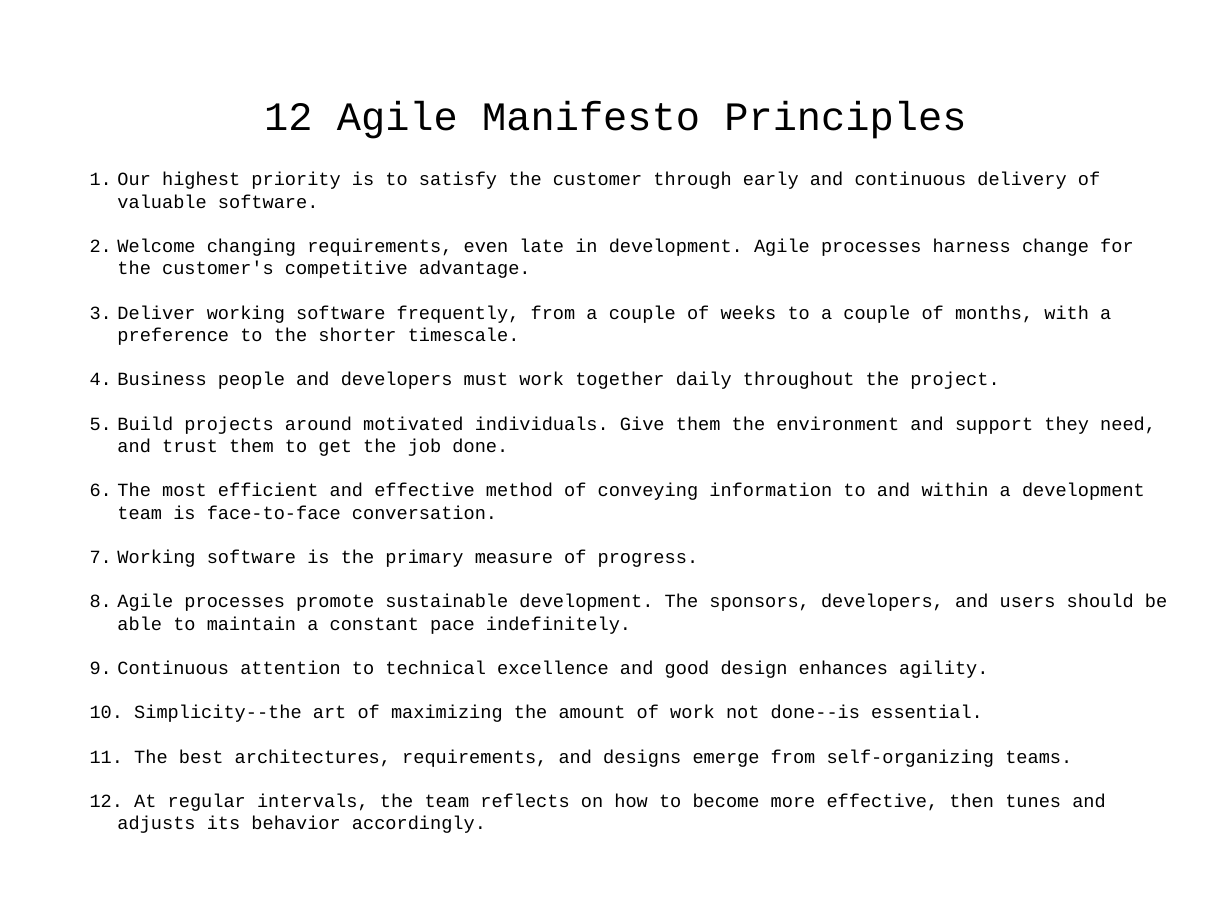
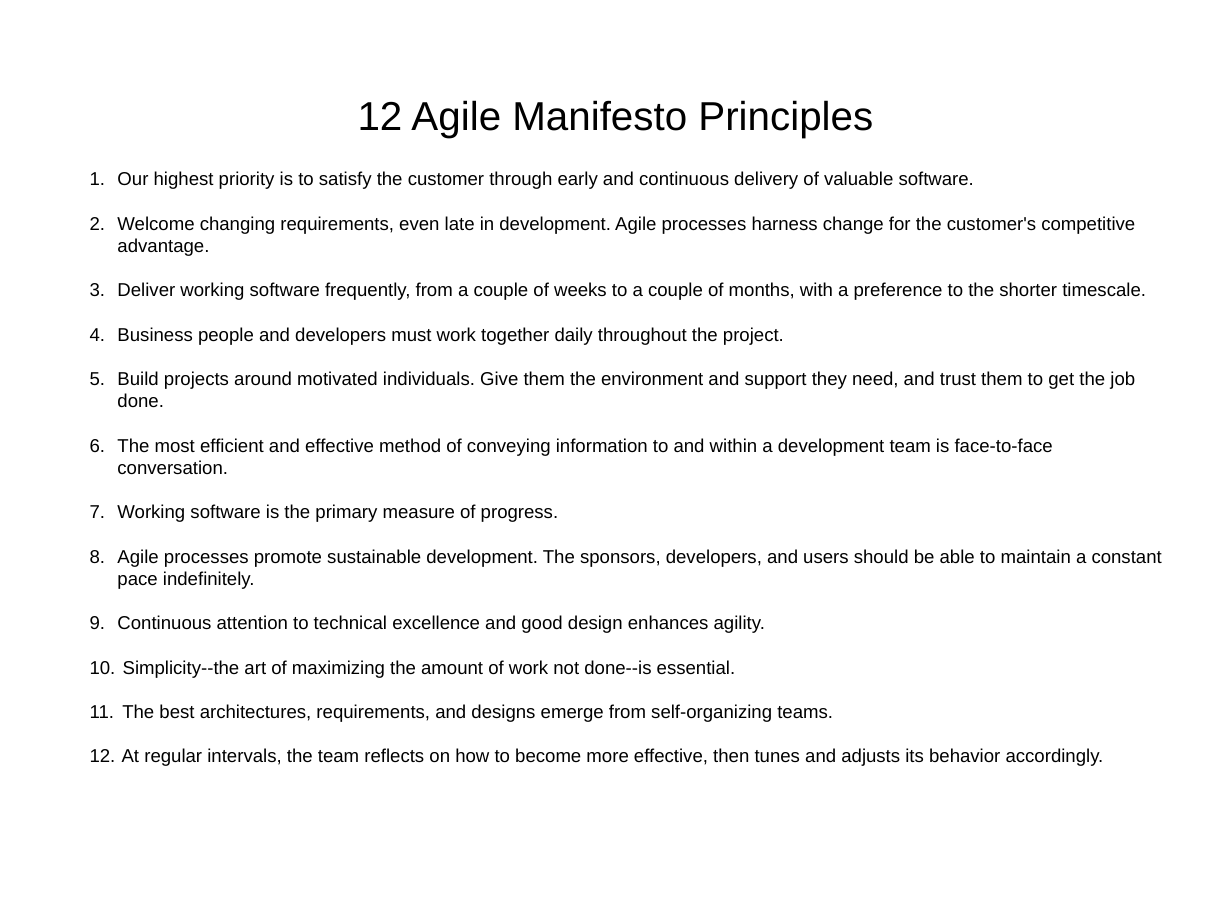
Before and after one commit to j-avdeev/EnterpriseSystemsDevelopment, a slide deck: slide 5 of Lec4 - Agile/Enterprise System Development - lec day4 - Agile.odp. Drawn at 1232x924 pixels with LibreOffice and Linux fonts; fonts in the diff are those of the drawing. Boxes give left, top, right and bottom in pixels: in the first picture for what was removed or moved away, otherwise in the second. Text is boxed around its words. In the diff, an @@ line names an element or a change of style, - is before the commit and + after.

```diff
--- a/Lec4 - Agile/Enterprise System Development - lec day4 - Agile.odp
+++ b/Lec4 - Agile/Enterprise System Development - lec day4 - Agile.odp
@@ title "12 Agile Manifesto Principles" at (358, 100, 873, 138): font Courier New to Arial @@
@@ text "Our highest priority is to ..." at (117, 171, 1162, 766): font Courier New to Arial @@
```
Also in this commit, not shown: 33 other slides changed, 4 other files.
